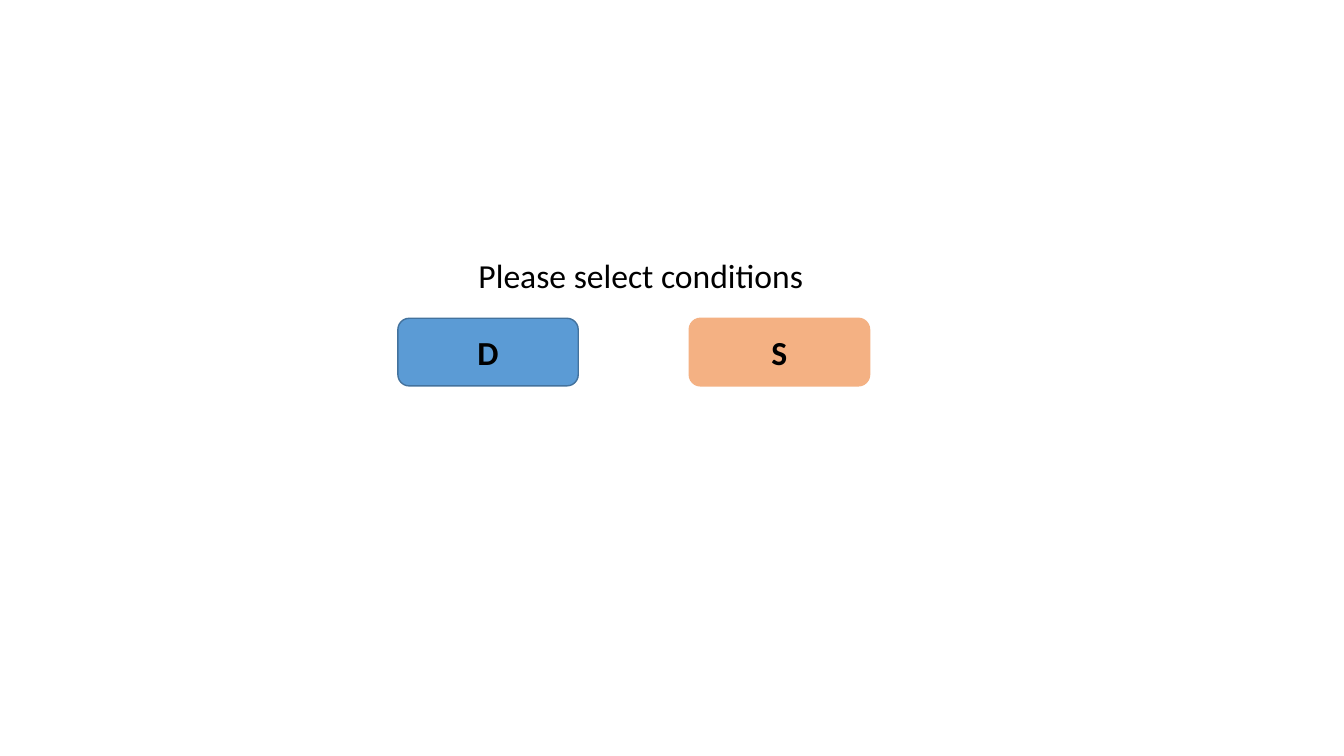
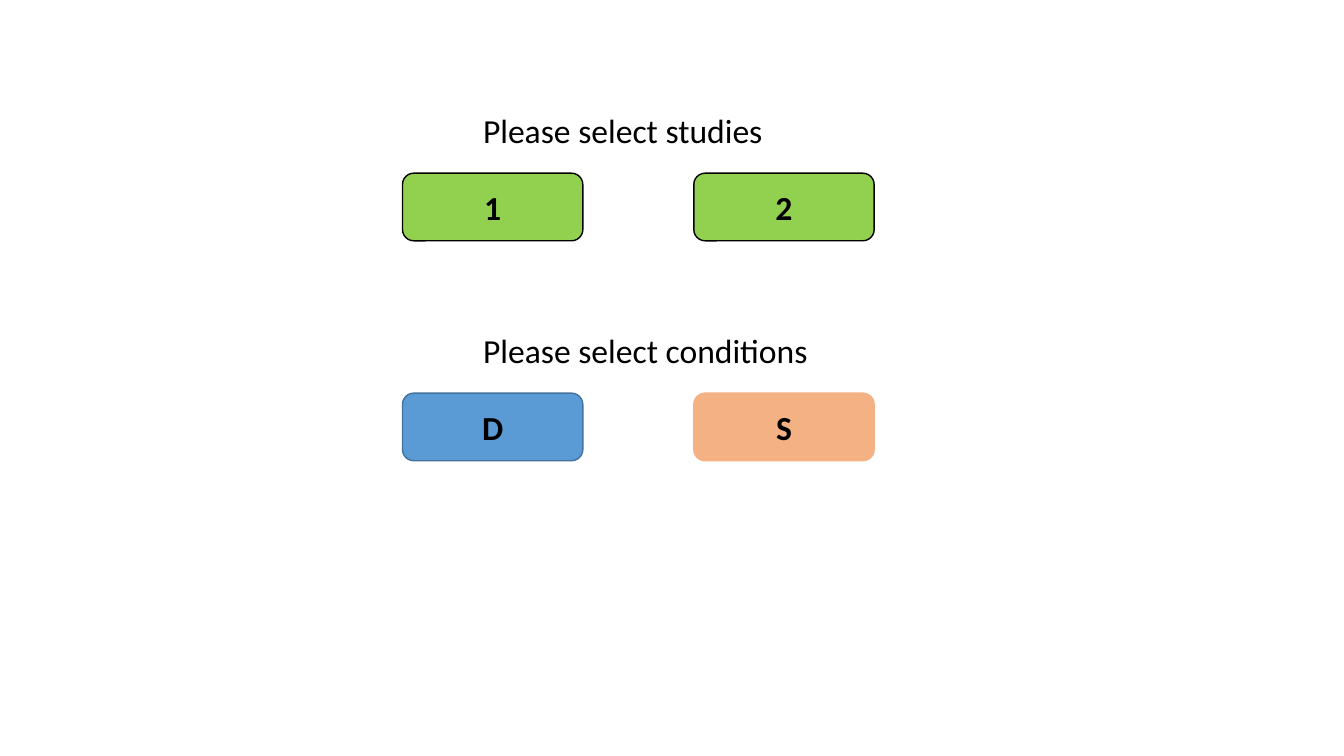
Before and after one commit to ZWLori/robo-advisor, a slide deck: slide 2 of PRD/mock-ups for Yihan's project.pptx. Drawn at 1344x756 pixels with LibreOffice and Linux fonts; fonts in the diff are those of the drawing. Boxes give left, top, right and bottom in pixels: in the first picture for what was removed or moved away, otherwise in the second. Text is boxed around its words. In the diff, an @@ line names an element or a change of style, - is before the commit and + after.

```diff
--- a/PRD/mock-ups for Yihan's project.pptx
+++ b/PRD/mock-ups for Yihan's project.pptx
@@ text added at [483, 119, 763, 144], 24 pt, text #000000 @@
+Please select studies
@@ rounded rectangle added at [402, 173, 583, 241], fill #92D050, outline #000000 1 pt, 24 pt, text #000000, bold @@
+1
@@ rounded rectangle added at [694, 173, 874, 241], fill #92D050, outline #000000 1 pt, 24 pt, text #000000, bold @@
+2
@@ 2 rounded rectangles, 1 text: place and size @@
-2 rounded rectangles, 1 text at [398, 264, 870, 386]
+2 rounded rectangles, 1 text at [402, 339, 874, 461]
```
Also in this commit, not shown: 1 other file.
